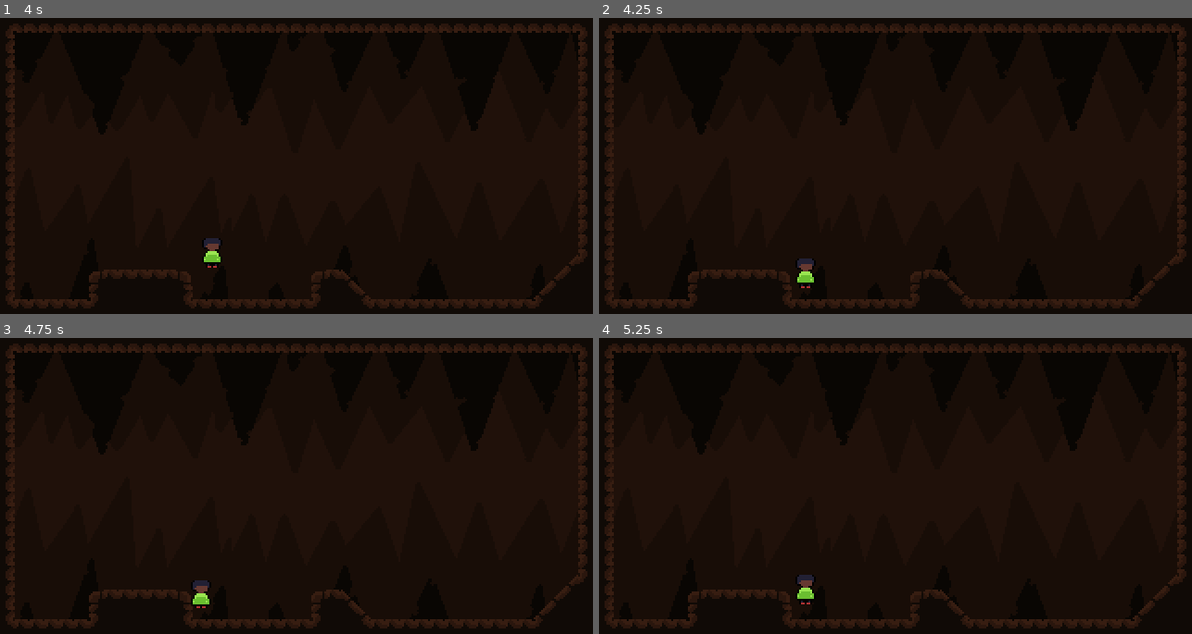
Above: before the commit, frames 1-4 (two rows, left to right).
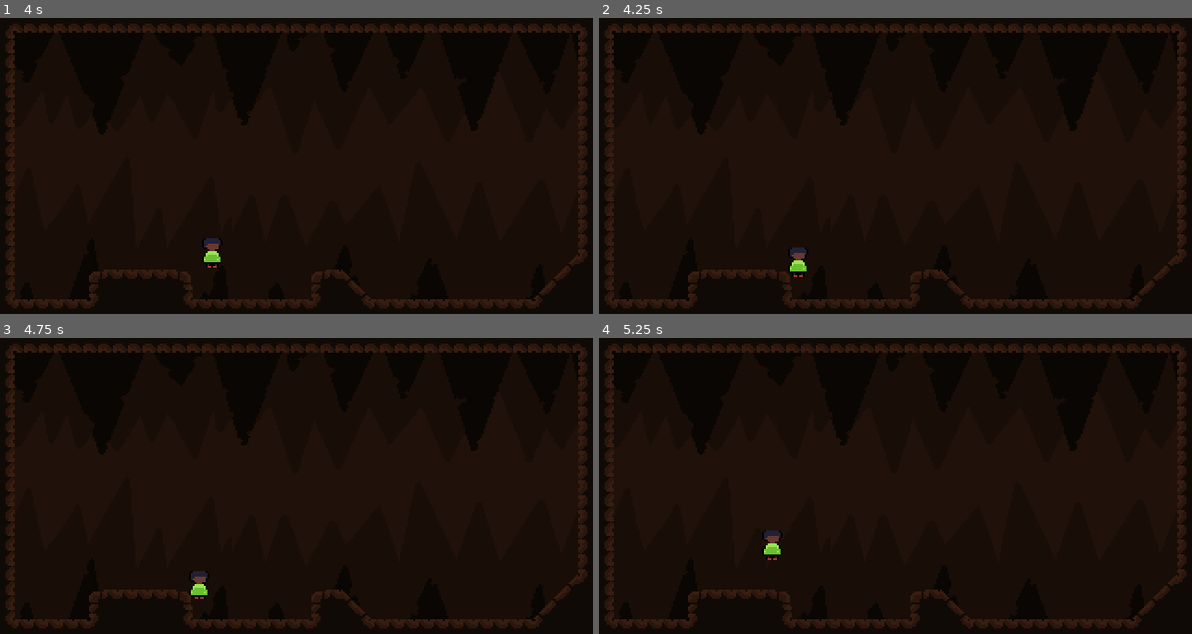
Above: after the commit, the same moments.

Repository: Omegalolchan/Cave_Runner
Game: Godot game, scene res://assets/Scenes/Debug Scene.tscn
The game is run twice, just before and just after one commit, with the same random seed, the same clock (stepped at 60 frames per second) and the same inputs. The project has no main scene, so this scene is started directly.
Inputs:
- Up to frame 1 (4 s): hold Right (moveRight) 0.53-1.28 s; tap C (jump) at 0.6, 0.77, 1.07, 1.52, 1.55, 1.82, 2.1, 3.02, 3.05, 3.32, 3.6, 3.77 s; hold Left (moveLeft) 1.28-2.03 s; tap Down (slide) at 1.35, 2.85 s; hold Right (moveRight) 2.03-3.53 s; hold Left (moveLeft) from 3.53 s (still down)
- Up to frame 2 (4.25 s): keep holding Left (moveLeft); tap C (jump) at 4.07 s
- Up to frame 3 (4.75 s): keep holding Left (moveLeft); tap Down (slide) at 4.35 s; tap C (jump) at 4.52, 4.55 s
- Up to frame 4 (5.25 s): keep holding Left (moveLeft); tap C (jump) at 4.82, 5.1 s

Frame 1 is identical in both runs. In frame 2, 0.4% of the frame differs, in the area x 32-37%, y 77-92%; in frame 3, 0.3%; in frame 4, 0.5%, in the area x 27-37%, y 65-90%.

Commit message:
IM LEGIT TWEAKING

Diff:
--- a/assets/Scripts/PlayerMovement.gd
+++ b/assets/Scripts/PlayerMovement.gd
@@ -63,7 +63,7 @@
 
 	### Checking Wall collisions, NEEDS TO HAPPEN BEFORE JUMP LOGIC
 	on_wall = false
-	var wall_raycast = raycast(position - Vector2(8,-8), position + Vector2(8,8), true, true)
+	var wall_raycast = raycast(position - Vector2(6,-8), position + Vector2(6,8), true, true)
 	if wall_raycast:
 		if wall_raycast.normal == Vector2(0,0) or wall_raycast.normal == Vector2(-1,0) and !on_floor:
 			on_wall = true
@@ -83,8 +83,10 @@
 			added_velocity.x = modulus(added_velocity.x) * direction
 			jump_turn = false
 
-	if on_wall and jump_input:
-		position.x += sign(-wall_raycast.position.x + position.x)
+	if on_wall and jump_input and !on_floor:
+		base_velocity.y = 0
+		if velocity.y > 0: added_velocity.y = 0
+		if current_jump_time == jump_max_time - 1: added_velocity.y -= 30 * FPS_DELTA
 		added_velocity.x += sign(-wall_raycast.position.x + position.x) * FPS_DELTA * -jump_speed / 2
 	#endregion
 
@@ -140,7 +142,12 @@
 
 func handle_collision(_collision : KinematicCollision2D):
 	#region handling walls
-	if (round(_collision.get_angle(up_direction) * 10) / 10) == 1.6 && !is_jumping:
+	var same_velocity_aganist_wall = func(v_to_check : float):
+		if sign(_collision.get_position().x - position.x) != sign(v_to_check) && v_to_check == 0:
+			return false
+		return true
+
+	if (round(_collision.get_angle(up_direction) * 10) / 10) == 1.6 && !is_jumping && same_velocity_aganist_wall.call(velocity.x):
 		velocity.x = 0
 		added_velocity.x = 0
 	#endregion
@@ -162,7 +169,7 @@
 		added_velocity.x += -sign(added_velocity.x) * velocity_neutral_deccel / 4 * FPS_DELTA
 
 	if modulus(added_velocity.x) < 0.1:
-			added_velocity.x = 0
+		added_velocity.x = 0
 
 	return
 
